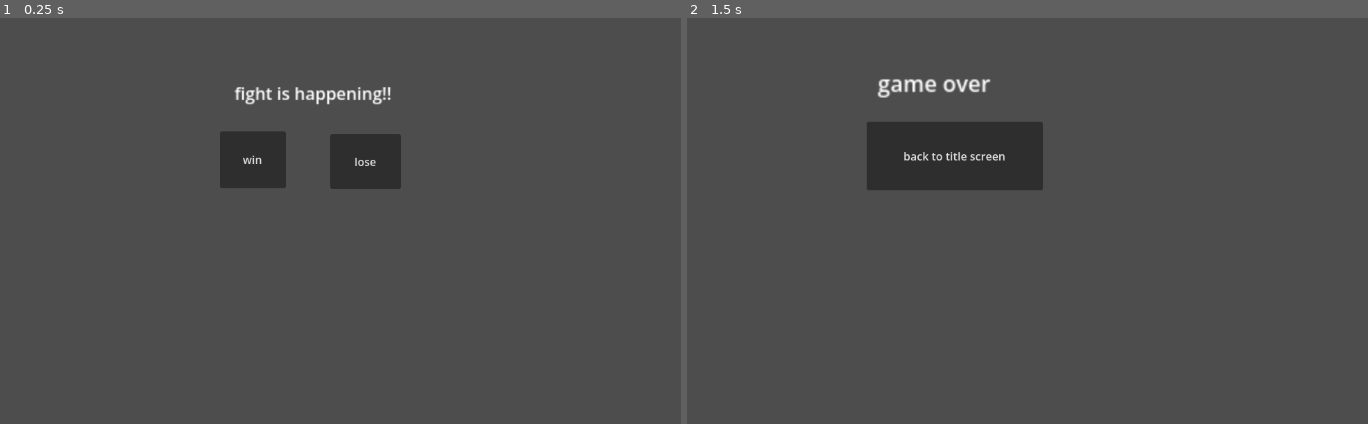
Above: before the commit, frames 1-2 (left to right).
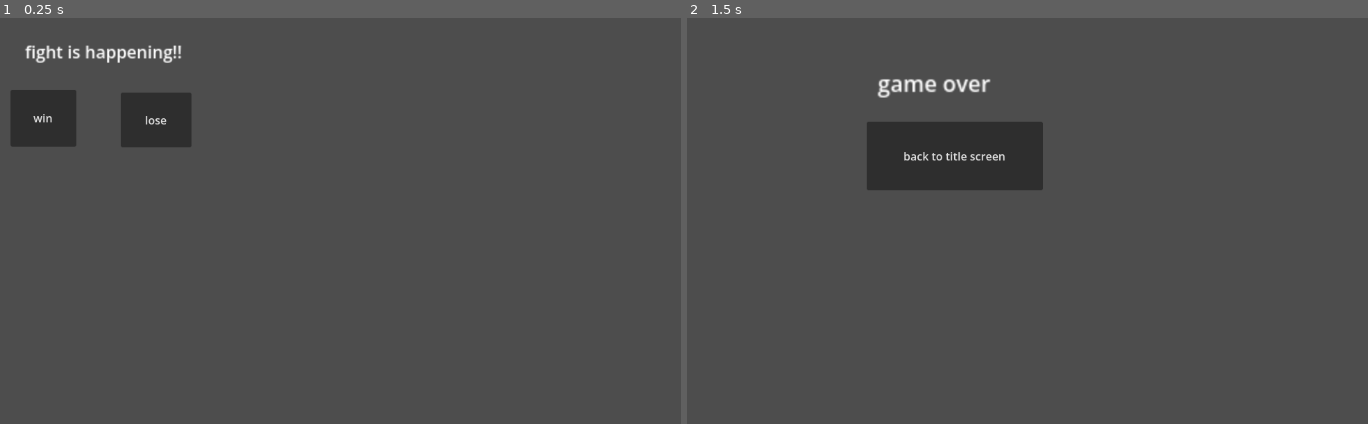
Above: after the commit, the same moments.

Repository: otamatoni/mhcards
Game: Godot game, scene res://Scenes/battle.tscn
Two runs of this game, one before a commit and one after it. Both use one fixed random seed, a clock stepped at 60 frames per second and the inputs below. This scene is started directly instead of the project's main scene. The engine's default icon, where the game draws it, is replaced by a stand-in: a white triangle on a blue panel in a dark square.
Inputs:
- Up to frame 1 (0.25 s): no input
- Up to frame 2 (1.5 s): click "win" at 0.5 s; click "lose" at 1.25 s

The runs differ from the first frame. In frame 1, 6.3% of the frame differs, in the area x 1-59%, y 6-43%; in frame 2, nothing differs.

Commit message:
skeleton code for battle and expedition

Diff:
--- a/Scenes/battle.tscn
+++ b/Scenes/battle.tscn
@@ -1,34 +1,41 @@
-[gd_scene load_steps=3 format=3 uid="uid://cbc45rpsooh3a"]
+[gd_scene format=3 uid="uid://cbc45rpsooh3a"]
 
+[ext_resource type="Script" uid="uid://4vu8f8bp3oxb" path="res://Scripts/battle.gd" id="1_1ruyk"]
 [ext_resource type="Script" uid="uid://d1nhtnr2sf7ti" path="res://Scripts/win.gd" id="1_oxf17"]
 [ext_resource type="Script" uid="uid://u1tokpl701d2" path="res://Scripts/lose.gd" id="2_1ruyk"]
 
-[node name="Battle" type="Node2D"]
+[node name="Battle" type="Node2D" unique_id=1537330111 node_paths=PackedStringArray("text", "monster")]
+script = ExtResource("1_1ruyk")
+text = NodePath("CanvasLayer/Label")
+monster = NodePath("Monster")
 
-[node name="CanvasLayer" type="CanvasLayer" parent="."]
+[node name="CanvasLayer" type="CanvasLayer" parent="." unique_id=2010405012]
 
-[node name="Win" type="Button" parent="CanvasLayer"]
-offset_left = 320.0
-offset_top = 168.0
-offset_right = 415.0
-offset_bottom = 250.0
+[node name="Win" type="Button" parent="CanvasLayer" unique_id=365672062]
+offset_left = 18.0
+offset_top = 108.0
+offset_right = 113.0
+offset_bottom = 190.0
 text = "win"
 script = ExtResource("1_oxf17")
 
-[node name="Lose" type="Button" parent="CanvasLayer"]
-offset_left = 479.0
-offset_top = 172.0
-offset_right = 581.0
-offset_bottom = 251.0
+[node name="Lose" type="Button" parent="CanvasLayer" unique_id=908917457]
+offset_left = 177.0
+offset_top = 112.0
+offset_right = 279.0
+offset_bottom = 191.0
 text = "lose"
 script = ExtResource("2_1ruyk")
 
-[node name="Label" type="Label" parent="CanvasLayer"]
-offset_left = 341.0
-offset_top = 95.0
-offset_right = 489.0
-offset_bottom = 118.0
+[node name="Label" type="Label" parent="CanvasLayer" unique_id=46784091]
+offset_left = 39.00003
+offset_top = 35.000004
+offset_right = 187.00003
+offset_bottom = 58.000004
 scale = Vector2(1.535, 1.535)
 text = "fight is happening!!"
 
+[node name="Monster" type="Sprite2D" parent="." unique_id=231194861]
+position = Vector2(735, 323)
+
 [connection signal="button_up" from="CanvasLayer/Lose" to="CanvasLayer/Lose" method="_on_button_up"]
--- a/Scenes/chef.tscn
+++ b/Scenes/chef.tscn
@@ -1,6 +1,6 @@
 [gd_scene format=3 uid="uid://tgexw4xx5ebl"]
 
-[ext_resource type="Script" uid="uid://bth0jy7adcxd" path="res://Scenes/chef.gd" id="1_sqin4"]
+[ext_resource type="Script" uid="uid://bth0jy7adcxd" path="res://Scripts/chef.gd" id="1_sqin4"]
 
 [node name="Chef" type="Control" unique_id=53344513 node_paths=PackedStringArray("option1", "option2", "option3")]
 layout_mode = 3
--- a/Scenes/expedition.tscn
+++ b/Scenes/expedition.tscn
@@ -1,12 +1,16 @@
 [gd_scene format=3 uid="uid://cbaekbyhkwriy"]
 
-[node name="Expedition" type="Control" unique_id=53344513]
+[ext_resource type="Script" uid="uid://dchntya6ilrq3" path="res://Scripts/expedition.gd" id="1_lcvqj"]
+
+[node name="Expedition" type="Control" unique_id=53344513 node_paths=PackedStringArray("description")]
 layout_mode = 3
 anchors_preset = 15
 anchor_right = 1.0
 anchor_bottom = 1.0
 grow_horizontal = 2
 grow_vertical = 2
+script = ExtResource("1_lcvqj")
+description = NodePath("Description")
 
 [node name="Label" type="Label" parent="." unique_id=830472214]
 layout_mode = 0
@@ -25,3 +29,12 @@
 offset_bottom = 561.0
 theme_override_font_sizes/font_size = 32
 text = "back"
+
+[node name="Description" type="Label" parent="." unique_id=1343115628]
+layout_mode = 0
+offset_left = 262.0
+offset_top = 291.0
+offset_right = 454.0
+offset_bottom = 336.0
+theme_override_font_sizes/font_size = 32
+text = "placeholder"
--- a/Scenes/gameOver.tscn
+++ b/Scenes/gameOver.tscn
@@ -1,8 +1,8 @@
-[gd_scene load_steps=2 format=3 uid="uid://df0t1xkmyqsai"]
+[gd_scene format=3 uid="uid://df0t1xkmyqsai"]
 
 [ext_resource type="Script" uid="uid://bfv5fs738nhyc" path="res://Scripts/back_title_button.gd" id="1_houp4"]
 
-[node name="Gameover" type="Control"]
+[node name="Gameover" type="Control" unique_id=720362876]
 layout_mode = 3
 anchors_preset = 15
 anchor_right = 1.0
@@ -10,7 +10,7 @@
 grow_horizontal = 2
 grow_vertical = 2
 
-[node name="BackTitleButton" type="Button" parent="."]
+[node name="BackTitleButton" type="Button" parent="." unique_id=357677057]
 layout_mode = 0
 offset_left = 262.0
 offset_top = 154.0
@@ -19,7 +19,7 @@
 text = "back to title screen"
 script = ExtResource("1_houp4")
 
-[node name="Label" type="Label" parent="."]
+[node name="Label" type="Label" parent="." unique_id=941440402]
 layout_mode = 0
 offset_left = 278.0
 offset_top = 75.0
--- /dev/null
+++ b/Scripts/battle.gd
@@ -0,0 +1,37 @@
+extends Node2D
+
+@export var text : Label
+@export var monster : Sprite2D
+var battle_type : String
+
+# Called when the node enters the scene tree for the first time.
+func _ready() -> void:
+	pass # Replace with function body.
+
+
+# Called every frame. 'delta' is the elapsed time since the previous frame.
+func _process(delta: float) -> void:
+	pass
+
+func set_battle_type(type: String) -> void:
+	battle_type = type
+	text.text = 'fight against ' + battle_type + ' monsters!!'
+	match battle_type:
+		'small':
+			fight_small()
+		'big':
+			fight_big()
+		'elder':
+			fight_elder()
+
+func fight_small() -> void:
+	var texture = load("res://Sprites/jagras_small.jpg")
+	monster.texture = texture
+
+func fight_big() -> void:
+	var texture = load("res://Sprites/rath.png")
+	monster.texture = texture
+
+func fight_elder() -> void:
+	var texture = load("res://Sprites/nergi_meme.png")
+	monster.texture = texture
--- /dev/null
+++ b/Scripts/expedition.gd
@@ -0,0 +1,45 @@
+extends Control
+
+@export var description : Label
+enum encounter_pool {TP_CAMP, TP_PREV, GET_HERB, GET_BUG, GET_ROCK, VESPY, CAT_STEAL}
+var selected : int
+
+# Called when the node enters the scene tree for the first time.
+func _ready() -> void:
+	selected = randi() % encounter_pool.size()
+	match selected:
+		encounter_pool.TP_CAMP:
+			tp_camp()
+		encounter_pool.TP_PREV:
+			tp_prev()
+		encounter_pool.GET_HERB:
+			get_herb()
+		encounter_pool.GET_BUG:
+			get_bug()
+		encounter_pool.GET_ROCK:
+			get_rock()
+		encounter_pool.VESPY:
+			vespy()
+		encounter_pool.CAT_STEAL:
+			cat_steal()
+
+func tp_camp() -> void:
+	description.text = 'you got lost, go back to nearest camp'
+
+func tp_prev() -> void:
+	description.text = 'you got lost, gotta backtrack'
+
+func get_herb() -> void:
+	description.text = 'collected 5 herbs'
+
+func get_bug() -> void:
+	description.text = 'collected 3 bitterbugs'
+
+func get_rock() -> void:
+	description.text = 'collected 2 dragonite'
+
+func vespy() -> void:
+	description.text = 'get stung by vespoid lol'
+
+func cat_steal() -> void:
+	description.text = 'cat stole ur potion'
--- a/Scripts/scene_switcher.gd
+++ b/Scripts/scene_switcher.gd
@@ -24,13 +24,14 @@
 	update_map(node_position)
 	var next_scene
 	var win_button
-
+	var main_node
 	match node_id:
 		events.SMALL_MON:
 			next_scene = preload("res://Scenes/battle.tscn").instantiate()
 			add_child(next_scene)
 			win_button = next_scene.get_node("CanvasLayer/Win")
 			win_button.button_up.connect(handle_won)
+			next_scene.set_battle_type('small')
 			current_scene.queue_free()
 			current_scene = next_scene
 		events.BIG_MON:
@@ -38,6 +39,7 @@
 			add_child(next_scene)
 			win_button = next_scene.get_node("CanvasLayer/Win")
 			win_button.button_up.connect(handle_won)
+			next_scene.set_battle_type('big')
 			current_scene.queue_free()
 			current_scene = next_scene
 		events.CAMP:
@@ -68,6 +70,15 @@
 			win_button.button_up.connect(handle_won)
 			current_scene.queue_free()
 			current_scene = next_scene
+		_:
+			next_scene = preload("res://Scenes/battle.tscn").instantiate()
+			add_child(next_scene)
+			win_button = next_scene.get_node("CanvasLayer/Win")
+			win_button.button_up.connect(handle_won)
+			next_scene.set_battle_type('elder')
+			current_scene.queue_free()
+			current_scene = next_scene
+
 
 # loads back map when won
 func handle_won() -> void:
Not shown, added: Scripts/battle.gd.uid
Renamed: Scenes/chef.gd -> Scripts/chef.gd
Renamed: Scenes/chef.gd.uid -> Scripts/chef.gd.uid
Not shown, added: Scripts/expedition.gd.uid
Binary file added: Sprites/jagras_small.jpg
Not shown, added: Sprites/jagras_small.jpg.import
Binary file added: Sprites/nergi_meme.png
Not shown, added: Sprites/nergi_meme.png.import
Binary file added: Sprites/rath.png
Not shown, added: Sprites/rath.png.import
